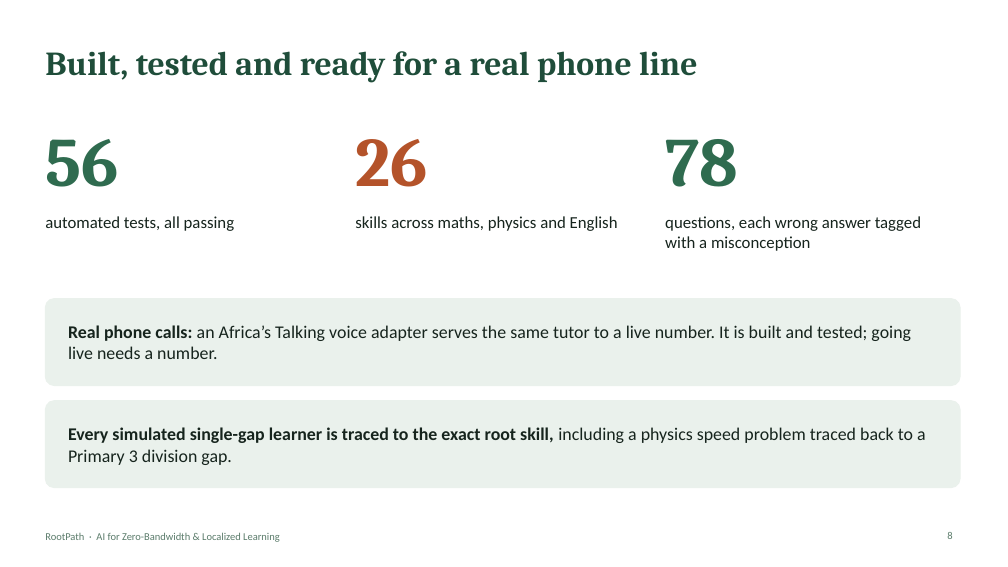
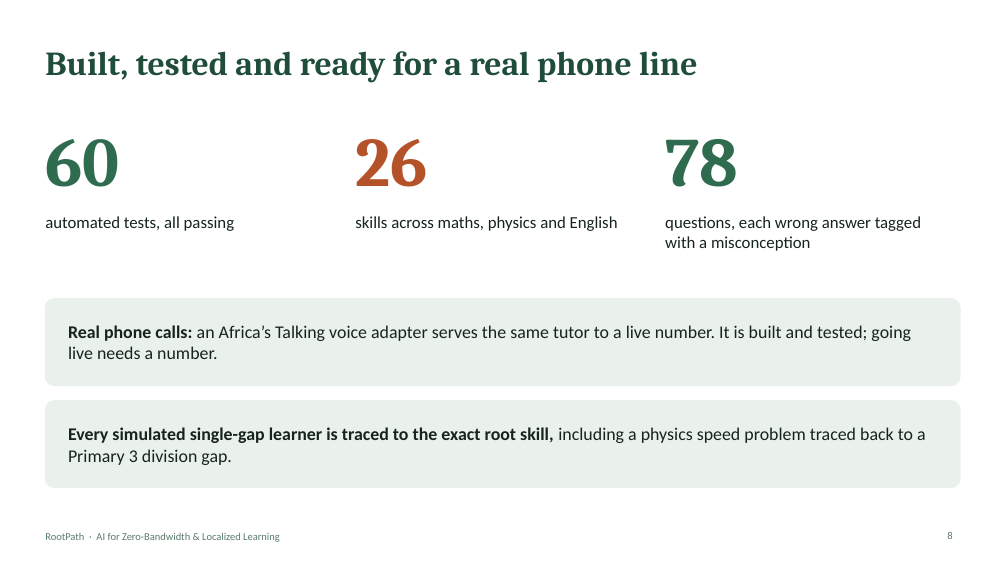
Before and after one commit to Schwoz17/EduMesh, a slide deck: slide 8 of pitch/RootPath_Deck.pptx. Drawn at 1008x567 pixels with LibreOffice and Linux fonts; fonts in the diff are those of the drawing. Boxes give left, top, right and bottom in pixels: in the first picture for what was removed or moved away, otherwise in the second. Text is boxed around its words. In the diff, an @@ line names an element or a change of style, - is before the commit and + after.

```diff
--- a/pitch/RootPath_Deck.pptx
+++ b/pitch/RootPath_Deck.pptx
@@ text at (45, 139, 119, 187): text changed @@
-56
+60
```
Also in this commit, not shown: 2 other files.
